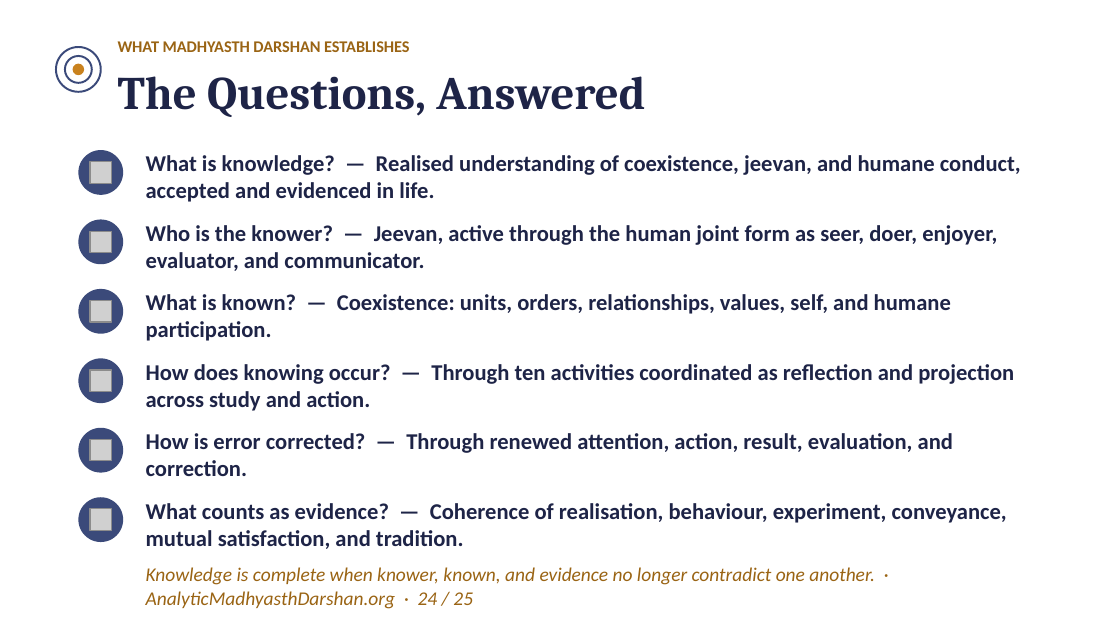
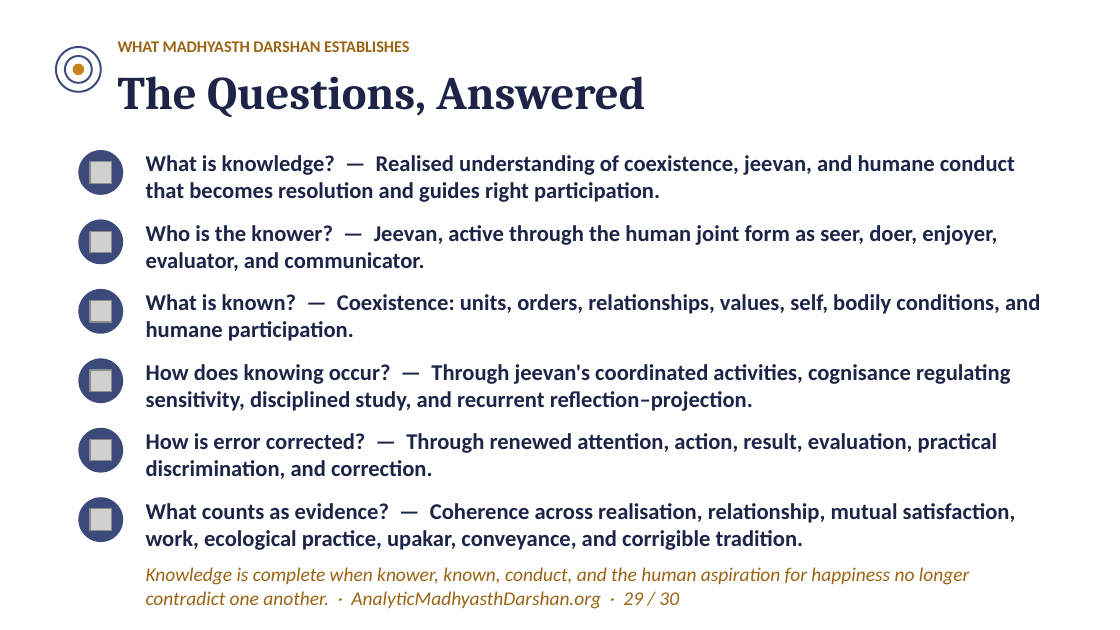
Before and after one commit to raghavamohan/AnalyticMadhyasthDarshan, a slide deck: slide 29 of Studies/The-Epistemology-of-Coexistence/The-Epistemology-of-Coexistence-Madhyasth-Darshan.pptx (slide 24 before the commit). Drawn at 1120x630 pixels with LibreOffice and Linux fonts; fonts in the diff are those of the drawing; grey boxes stand for pictures. Boxes give left, top, right and bottom in pixels: in the first picture for what was removed or moved away, otherwise in the second. Text is boxed around its words. In the diff, an @@ line names an element or a change of style, - is before the commit and + after.

```diff
--- a/Studies/The-Epistemology-of-Coexistence/The-Epistemology-of-Coexistence-Madhyasth-Darshan.pptx
+++ b/Studies/The-Epistemology-of-Coexistence/The-Epistemology-of-Coexistence-Madhyasth-Darshan.pptx
@@ text at [146, 155, 1015, 202]: text changed @@
-What is knowledge? — Realised understanding of coexistence, jeevan, and humane conduct, accepted and evidenced in life.
+What is knowledge? — Realised understanding of coexistence, jeevan, and humane conduct that becomes resolution and guides right participation.
@@ text at [146, 294, 1040, 341]: text changed @@
-What is known? — Coexistence: units, orders, relationships, values, self, and humane participation.
+What is known? — Coexistence: units, orders, relationships, values, self, bodily conditions, and humane participation.
@@ text at [146, 364, 1010, 411]: text changed @@
-How does knowing occur? — Through ten activities coordinated as reflection and projection across study and action.
+How does knowing occur? — Through jeevan's coordinated activities, cognisance regulating sensitivity, disciplined study, and recurrent reflection–projection.
@@ text at [146, 433, 997, 479]: text changed @@
-How is error corrected? — Through renewed attention, action, result, evaluation, and correction.
+How is error corrected? — Through renewed attention, action, result, evaluation, practical discrimination, and correction.
@@ text at [146, 503, 1016, 550]: text changed @@
-What counts as evidence? — Coherence of realisation, behaviour, experiment, conveyance, mutual satisfaction, and tradition.
+What counts as evidence? — Coherence across realisation, relationship, mutual satisfaction, work, ecological practice, upakar, conveyance, and corrigible tradition.
@@ text at [146, 567, 969, 609]: text changed @@
-Knowledge is complete when knower, known, and evidence no longer contradict one another. · AnalyticMadhyasthDarshan.org · 24 / 25
+Knowledge is complete when knower, known, conduct, and the human aspiration for happiness no longer contradict one another. · AnalyticMadhyasthDarshan.org · 29 / 30
```
Also in this commit, not shown: 23 other slides changed, 6 slides added, 1 slide removed.
